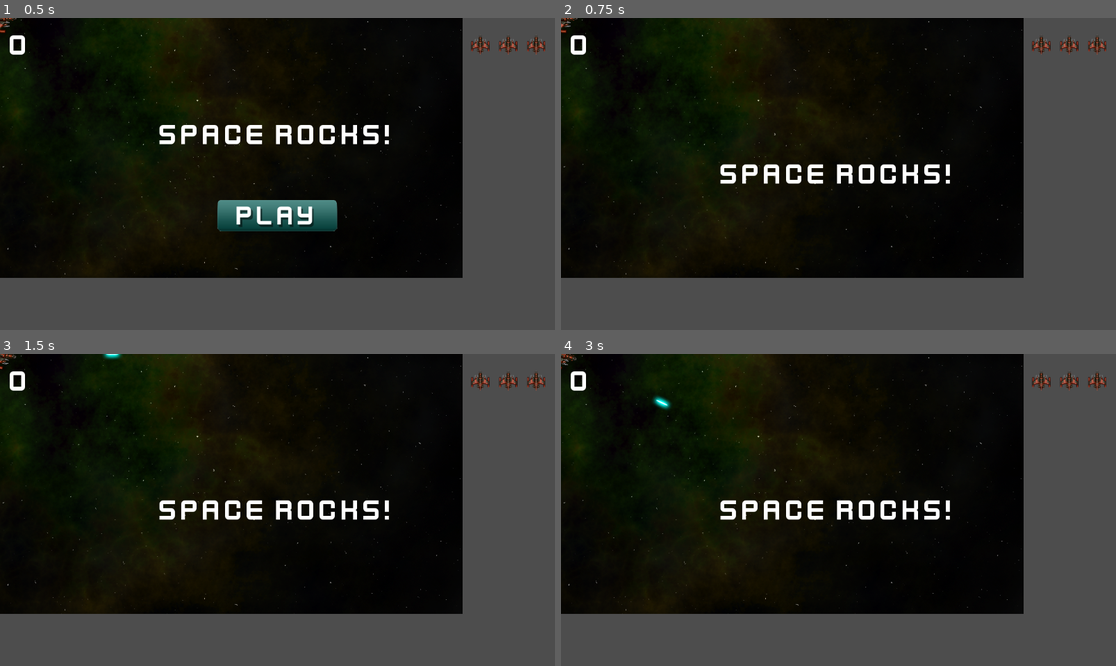
Above: before the commit, frames 1-4 (two rows, left to right).
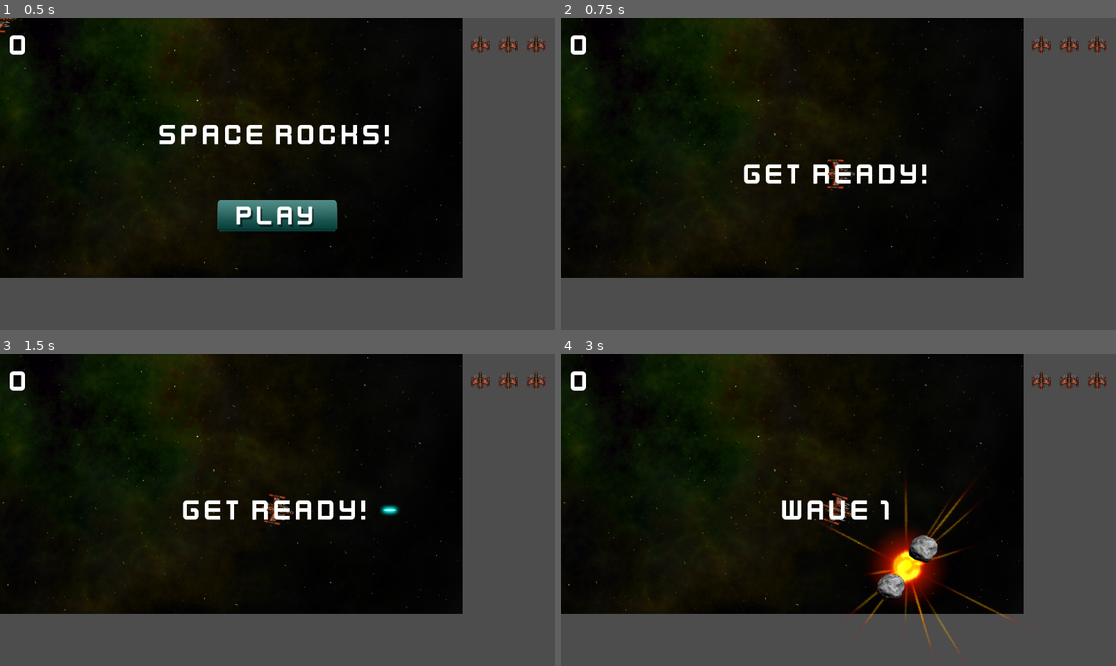
Above: after the commit, the same moments.

Repository: surbanski2/SDEV_148_Chapter_03
Game: Godot game, scene res://main.tscn
Same seed, same stepped clock (60 frames per second), same inputs: the game is played once before the commit and once after it.
Inputs (mouse positions are in pixels of both pictures, inside the frame that each line leads up to):
- Up to frame 1 (0.5 s): no input
- Up to frame 2 (0.75 s): click (838, 214) at 0.5 s
- Up to frame 3 (1.5 s): tap Enter at 1.25 s; hold D (rotate_right) from 1.28 s (still down); hold Space (shoot) from 1.28 s (still down)
- Up to frame 4 (3 s): release D (rotate_right) at 2.03 s; release Space (shoot) at 2.03 s; hold A (rotate_left) 2.03-2.78 s; tap Space (shoot) at 2.1 s; hold D (rotate_right) from 2.78 s (still down); hold Space (shoot) from 2.78 s (still down)

Frame 1 is identical in both runs. In frame 2, 1.4% of the frame differs, in the area x 0-71%, y 0-55%; in frame 3, 1.5%; in frame 4, 4.6%, in the area x 0-83%, y 0-98%.

Commit message:
Cause game to end if you crash 3 times.

Diff:
--- a/main.gd
+++ b/main.gd
@@ -41,9 +41,20 @@
 	$Player.reset()
 	await $HUD/Timer.timeout
 	playing = true
+	$Player.reset()
 
 func new_level():
 	level += 1
 	$HUD.show_message("Wave %s" % level)
 	for i in level:
 		spawn_rock(3)
+
+func _process(delta):
+	if not playing:
+		return
+	if get_tree().get_nodes_in_group("rocks").size() == 0:
+		new_level()
+
+func game_over():
+	playing = false
+	$HUD.game_over()
--- a/main.tscn
+++ b/main.tscn
@@ -29,3 +29,7 @@
 rotation = 0.00499996
 
 [node name="HUD" parent="." instance=ExtResource("5_lquwl")]
+
+[connection signal="dead" from="Player" to="." method="game_over"]
+[connection signal="lives_changed" from="Player" to="HUD" method="update_lives"]
+[connection signal="start_game" from="HUD" to="." method="new_game"]
--- a/player.gd
+++ b/player.gd
@@ -4,6 +4,9 @@
 @export var spin_power = 8000
 @export var bullet_scene : PackedScene
 @export var fire_rate = 0.25
+
+signal lives_changed
+signal dead
 
 enum {INIT, ALIVE, INVULNERABLE, DEAD}
 
@@ -12,6 +15,8 @@
 var thrust = Vector2.ZERO
 var rotation_dir = 0
 var state = INIT
+var reset_pos = false
+var lives = 0: set = set_lives
 
 func _ready():
 	screensize = get_viewport_rect().size
@@ -22,12 +27,19 @@
 	match new_state:
 		INIT:
 			$CollisionShape2D.set_deferred("disabled", true)
+			$Sprite2D.modulate.a = 0.5
 		ALIVE:
 			$CollisionShape2D.set_deferred("disabled", false)
+			$Sprite2D.modulate.a = 1.0
 		INVULNERABLE:
 			$CollisionShape2D.set_deferred("disabled", true)
+			$Sprite2D.modulate.a = 0.5
+			$InvulnerabilityTimer.start()
 		DEAD:
 			$CollisionShape2D.set_deferred("disabled", true)
+			$Sprite2D.hide()
+			linear_velocity = Vector2.ZERO
+			dead.emit()
 	state = new_state
 
 func _process(delta):
@@ -52,6 +64,9 @@
 	xform.origin.x = wrapf(xform.origin.x, 0, screensize.x)
 	xform.origin.y = wrapf(xform.origin.y, 0, screensize.y)
 	physics_state.transform = xform
+	if reset_pos:
+		physics_state.transform.origin = screensize / 2
+		reset_pos = false
 
 func shoot():
 	if state == INVULNERABLE:
@@ -65,3 +80,34 @@
 
 func _on_gun_cooldown_timeout():
 	can_shoot = true
+
+func set_lives(value):
+	lives = value
+	lives_changed.emit(lives)
+	if lives <= 0:
+		change_state(DEAD)
+	else:
+		change_state(INVULNERABLE)
+
+func reset():
+	reset_pos = true
+	$Sprite2D.show()
+	lives = 3
+	change_state(ALIVE)
+
+
+func _on_invulnerability_timer_timeout():
+	change_state(ALIVE)
+
+
+func _on_body_entered(body):
+	if body.is_in_group("rocks"):
+		body.explode()
+		lives -= 1
+		explode()
+
+func explode():
+	$Explosion.show()
+	$Explosion/AnimationPlayer.play("explosion")
+	await $Explosion/AnimationPlayer.animation_finished
+	$Explosion.hide()
--- a/player.tscn
+++ b/player.tscn
@@ -1,13 +1,16 @@
-[gd_scene load_steps=5 format=3 uid="uid://cus8piumgbela"]
+[gd_scene load_steps=6 format=3 uid="uid://cus8piumgbela"]
 
 [ext_resource type="Texture2D" uid="uid://bcew2gjc8qfj5" path="res://assets/player_ship.png" id="1_4flbx"]
 [ext_resource type="Script" uid="uid://b2sefwrtbb586" path="res://player.gd" id="1_onrkg"]
 [ext_resource type="PackedScene" uid="uid://dt6qs3177ra8v" path="res://bullet.tscn" id="2_i3pqv"]
+[ext_resource type="PackedScene" uid="uid://c8u2w75g2f6aa" path="res://explosion.tscn" id="4_hqtel"]
 
 [sub_resource type="CircleShape2D" id="CircleShape2D_onrkg"]
 radius = 31.1448
 
 [node name="Player" type="RigidBody2D"]
+contact_monitor = true
+max_contacts_reported = 1
 linear_damp = 1.0
 angular_damp = 5.0
 script = ExtResource("1_onrkg")
@@ -28,4 +31,13 @@
 one_shot = true
 autostart = true
 
+[node name="Explosion" parent="." instance=ExtResource("4_hqtel")]
+visible = false
+
+[node name="InvulnerabilityTimer" type="Timer" parent="."]
+wait_time = 2.0
+one_shot = true
+
+[connection signal="body_entered" from="." to="." method="_on_body_entered"]
 [connection signal="timeout" from="GunCooldown" to="." method="_on_gun_cooldown_timeout"]
+[connection signal="timeout" from="InvulnerabilityTimer" to="." method="_on_invulnerability_timer_timeout"]
